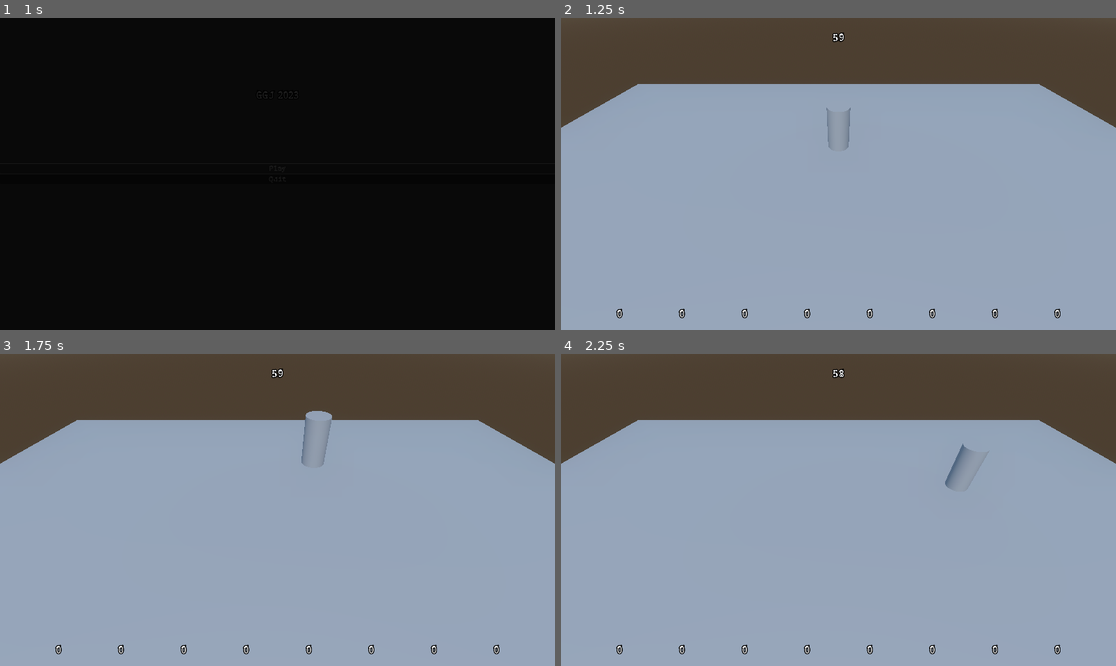
Above: before the commit, frames 1-4 (two rows, left to right).
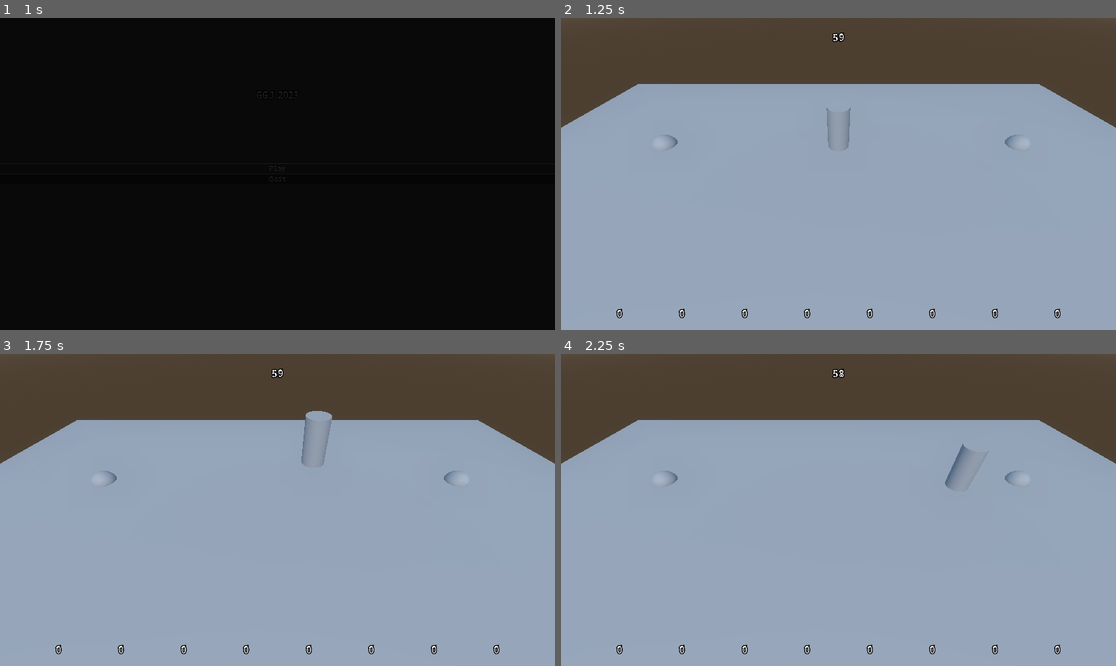
Above: after the commit, the same moments.

Repository: 80hdgames/GGJ-2023
Game: Godot game, scene res://Scenes/Start.tscn
Same seed, same stepped clock (60 frames per second), same inputs: the game is played once before the commit and once after it.
Inputs:
- Up to frame 1 (1 s): click "Play" at 0.5 s
- Up to frame 2 (1.25 s): no input
- Up to frame 3 (1.75 s): tap Enter (ui_accept) at 1.25, 1.52 s; hold Right (ui_right) from 1.28 s (still down); tap Shift (desktop1_boost) at 1.35 s
- Up to frame 4 (2.25 s): release Right (ui_right) at 2.03 s; hold Down (ui_down) from 2.03 s (still down); tap Shift (desktop1_boost) at 2.1 s

Frame 1 is identical in both runs. In frame 2, less than 0.1% of the frame differs, in the area x 18-83%, y 37-43%; in frame 3, less than 0.1%; in frame 4, less than 0.1%.

Commit message:
Added potato prefab, 'Player' node group
-disappears when a player collides with it
-placed a couple of potatoes in the game scene
-added Player node group and assigned to Piggy prefab

Diff:
--- a/GGJ-2023-Project/Scenes/Game.tscn
+++ b/GGJ-2023-Project/Scenes/Game.tscn
@@ -1,8 +1,9 @@
-[gd_scene load_steps=9 format=3 uid="uid://bjwevo2nmgptw"]
+[gd_scene load_steps=10 format=3 uid="uid://m1clf7q8nrjd"]
 
-[ext_resource type="PackedScene" path="res://Scenes/Prefabs/UI/HUDGame.tscn" id="1_ilrfp"]
-[ext_resource type="PackedScene" path="res://Scenes/Prefabs/Piggy.tscn" id="1_j5dkk"]
-[ext_resource type="PackedScene" path="res://Scenes/Prefabs/Sun.tscn" id="1_vrxkk"]
+[ext_resource type="PackedScene" uid="uid://ba1ip7dc01xlf" path="res://Scenes/Prefabs/UI/HUDGame.tscn" id="1_ilrfp"]
+[ext_resource type="PackedScene" uid="uid://bou4ngtp43bpc" path="res://Scenes/Prefabs/Piggy.tscn" id="1_j5dkk"]
+[ext_resource type="PackedScene" uid="uid://b5kcutihe3ru8" path="res://Scenes/Prefabs/Sun.tscn" id="1_vrxkk"]
+[ext_resource type="PackedScene" uid="uid://ccguwpdl7fqdl" path="res://Scenes/Prefabs/Potato.tscn" id="4_15uk7"]
 
 [sub_resource type="PlaneMesh" id="PlaneMesh_0go0d"]
 size = Vector2(30, 15)
@@ -52,3 +53,9 @@
 
 [node name="WorldEnvironment" type="WorldEnvironment" parent="."]
 environment = SubResource("Environment_t4l8o")
+
+[node name="Potato" parent="." instance=ExtResource("4_15uk7")]
+transform = Transform3D(1, 0, 0, 0, 1, 0, 0, 0, 1, -8.39896, 0, 0)
+
+[node name="Potato-2" parent="." instance=ExtResource("4_15uk7")]
+transform = Transform3D(1, 0, 0, 0, 1, 0, 0, 0, 1, 8.66806, 0, 0)
--- a/GGJ-2023-Project/Scenes/Prefabs/Piggy.tscn
+++ b/GGJ-2023-Project/Scenes/Prefabs/Piggy.tscn
@@ -6,7 +6,7 @@
 
 [sub_resource type="CylinderMesh" id="CylinderMesh_bhepo"]
 
-[node name="Piggy" type="CharacterBody3D"]
+[node name="Piggy" type="CharacterBody3D" groups=["Player"]]
 script = ExtResource("1_crtsg")
 
 [node name="CollisionShape3D" type="CollisionShape3D" parent="."]
--- /dev/null
+++ b/GGJ-2023-Project/Scenes/Prefabs/Potato.tscn
@@ -0,0 +1,16 @@
+[gd_scene load_steps=4 format=3 uid="uid://ccguwpdl7fqdl"]
+
+[ext_resource type="Script" path="res://Scripts/Pickup.gd" id="1_v1d5u"]
+
+[sub_resource type="SphereShape3D" id="SphereShape3D_o4467"]
+
+[sub_resource type="SphereMesh" id="SphereMesh_biqyw"]
+
+[node name="Potato" type="Area3D"]
+script = ExtResource("1_v1d5u")
+
+[node name="CollisionShape3D" type="CollisionShape3D" parent="."]
+shape = SubResource("SphereShape3D_o4467")
+
+[node name="MeshInstance3D" type="MeshInstance3D" parent="."]
+mesh = SubResource("SphereMesh_biqyw")
--- a/GGJ-2023-Project/Scripts/Constants.gd
+++ b/GGJ-2023-Project/Scripts/Constants.gd
@@ -1,3 +1,5 @@
 class_name Constants
 
+const PLAYER_NODE_GROUP = "Player"
+
 const TITLE_SCREEN_SCENE = "res://Scenes/Start.tscn"
--- /dev/null
+++ b/GGJ-2023-Project/Scripts/Pickup.gd
@@ -0,0 +1,16 @@
+extends Area3D
+
+const PLAYER_NODE_GROUP = Constants.PLAYER_NODE_GROUP
+
+
+func _ready():
+	body_entered.connect(_on_body_entered)
+
+
+func _on_body_entered(body):
+	if body.is_in_group(PLAYER_NODE_GROUP):
+		_collect()
+
+
+func _collect():
+	queue_free()
